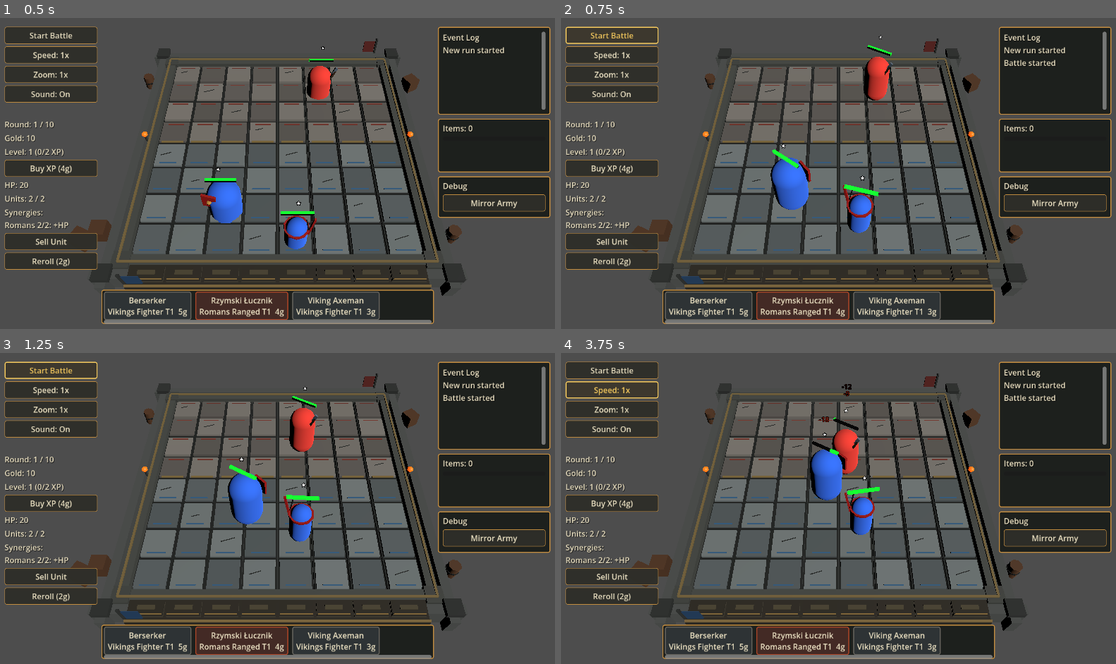
Above: before the commit, frames 1-4 (two rows, left to right).
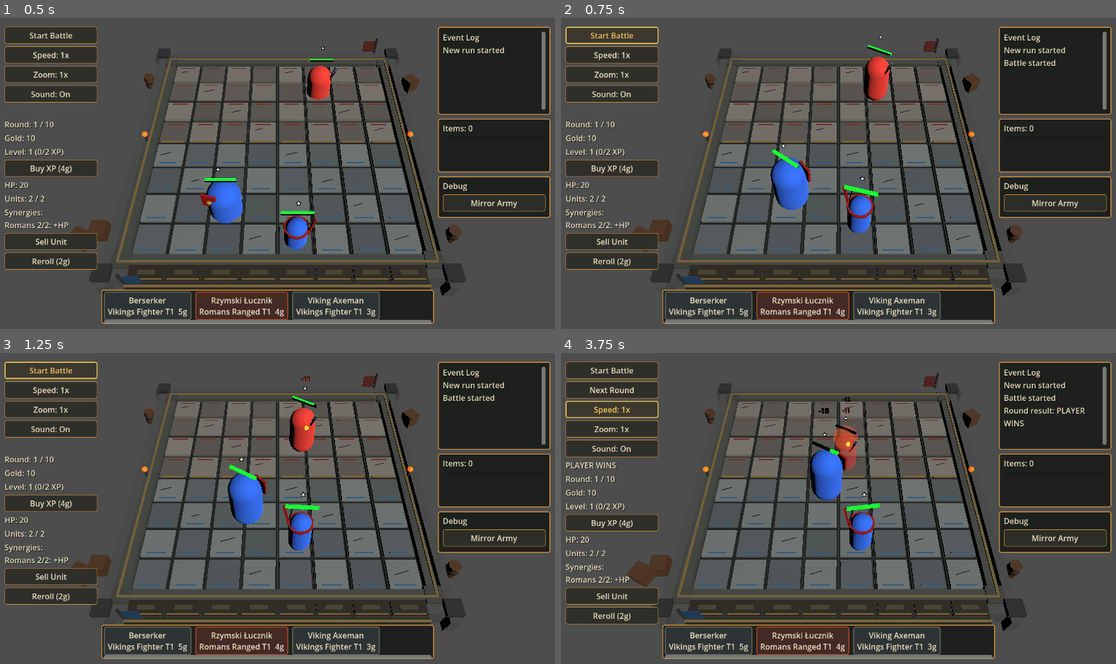
Above: after the commit, the same moments.

Repository: janmgryka-bit/warmarket
Game: Godot game, scene res://scenes/Main.tscn
Same seed, same stepped clock (60 frames per second), same inputs: the game is played once before the commit and once after it.
Inputs:
- Up to frame 1 (0.5 s): no input
- Up to frame 2 (0.75 s): click "Start Battle" at 0.5 s
- Up to frame 3 (1.25 s): no input
- Up to frame 4 (3.75 s): click "Start Battle" at 1.25 s; click "Speed: 1x" at 2 s; click "Speed: 2x" at 2.75 s; click "Speed: 4x" at 3.5 s

Frame 1 is identical in both runs. In frame 2, less than 0.1% of the frame differs, in the area x 50-58%, y 50-70%; in frame 3, 0.7%; in frame 4, 7.5%, in the area x 0-95%, y 9-88%.

Commit message:
Tune unit combat identities

Diff:
--- a/godot_project/war-market/scripts/game.gd
+++ b/godot_project/war-market/scripts/game.gd
@@ -874,6 +874,7 @@
 	unit.attack_cooldown = data["attack_cooldown"]
 	unit.move_speed = data["move_speed"]
 	unit.attack_range = data["attack_range"]
+	unit.damage_taken_multiplier = data.get("damage_taken_multiplier", 1.0)
 	unit.set_meta("base_max_hp", unit.max_hp)
 	unit.set_meta("base_damage", unit.damage)
 	unit.set_meta("base_attack_cooldown", unit.attack_cooldown)
@@ -1056,6 +1057,7 @@
 		"damage": unit.damage,
 		"attack_range": unit.attack_range,
 		"attack_cooldown": unit.attack_cooldown,
+		"damage_taken_multiplier": unit.damage_taken_multiplier,
 		"faction": data.get("faction", ""),
 		"role": data.get("role", unit.role),
 		"tier": data.get("tier", 1),
@@ -1111,6 +1113,8 @@
 		"Range: %.1f" % selected_unit.attack_range,
 		"Cooldown: %.2fs" % selected_unit.attack_cooldown
 	]
+	if selected_unit.damage_taken_multiplier < 0.999:
+		lines.append("Damage Taken: %.0f%%" % (selected_unit.damage_taken_multiplier * 100.0))
 	if selected_unit.team_id == 0:
 		var item_text = "Item: None"
 		var details_roster_entry = get_roster_entry_for_unit(selected_unit)
--- a/godot_project/war-market/scripts/unit.gd
+++ b/godot_project/war-market/scripts/unit.gd
@@ -14,6 +14,7 @@
 @export var attack_range: float = 1.4
 @export var attack_cooldown: float = 1.0
 @export var move_speed: float = 2.0
+@export var damage_taken_multiplier: float = 1.0
 
 var current_hp: float
 var target: CharacterBody3D = null
@@ -204,10 +205,11 @@
 	if is_dead:
 		return
 
-	current_hp -= amount
+	var final_amount := amount * damage_taken_multiplier
+	current_hp -= final_amount
 	current_hp = max(current_hp, 0.0)
 	update_health_bar()
-	show_damage_number(amount)
+	show_damage_number(final_amount)
 	print(unit_name, " HP: ", current_hp)
 
 	if current_hp <= 0:
--- a/godot_project/war-market/scripts/unit_database.gd
+++ b/godot_project/war-market/scripts/unit_database.gd
@@ -11,7 +11,8 @@
 		"damage": 12,
 		"attack_cooldown": 1.0,
 		"move_speed": 2.0,
-		"attack_range": 1.4
+		"attack_range": 1.4,
+		"damage_taken_multiplier": 0.95
 	},
 
 	"roman_archer": {
@@ -20,11 +21,11 @@
 		"role": "Ranged",
 		"tier": 1,
 		"base_price": 4,
-		"max_hp": 80,
-		"damage": 9,
-		"attack_cooldown": 1.2,
-		"move_speed": 2.0,
-		"attack_range": 4.0
+		"max_hp": 70,
+		"damage": 11,
+		"attack_cooldown": 1.35,
+		"move_speed": 1.9,
+		"attack_range": 5.2
 	},
 
 	"viking_berserker": {
@@ -33,9 +34,9 @@
 		"role": "Fighter",
 		"tier": 1,
 		"base_price": 5,
-		"max_hp": 110,
-		"damage": 18,
-		"attack_cooldown": 1.1,
+		"max_hp": 105,
+		"damage": 19,
+		"attack_cooldown": 1.0,
 		"move_speed": 2.3,
 		"attack_range": 1.4
 	},
@@ -46,11 +47,12 @@
 		"role": "Fighter",
 		"tier": 1,
 		"base_price": 3,
-		"max_hp": 100,
-		"damage": 14,
-		"attack_cooldown": 1.1,
-		"move_speed": 2.0,
-		"attack_range": 1.6
+		"max_hp": 150,
+		"damage": 11,
+		"attack_cooldown": 1.25,
+		"move_speed": 1.9,
+		"attack_range": 1.8,
+		"damage_taken_multiplier": 0.9
 	},
 
 	"viking_axeman": {
@@ -59,10 +61,10 @@
 		"role": "Fighter",
 		"tier": 1,
 		"base_price": 3,
-		"max_hp": 95,
-		"damage": 16,
-		"attack_cooldown": 1.2,
-		"move_speed": 2.3,
+		"max_hp": 90,
+		"damage": 20,
+		"attack_cooldown": 0.95,
+		"move_speed": 2.35,
 		"attack_range": 1.3
 	},
 
@@ -72,11 +74,11 @@
 		"role": "Ranged",
 		"tier": 1,
 		"base_price": 3,
-		"max_hp": 75,
-		"damage": 10,
-		"attack_cooldown": 1.0,
+		"max_hp": 70,
+		"damage": 11,
+		"attack_cooldown": 1.15,
 		"move_speed": 2.0,
-		"attack_range": 4.0
+		"attack_range": 4.8
 	},
 
 	"roman_centurion": {
@@ -85,11 +87,12 @@
 		"role": "Tank",
 		"tier": 2,
 		"base_price": 6,
-		"max_hp": 220,
-		"damage": 22,
-		"attack_cooldown": 1.1,
+		"max_hp": 230,
+		"damage": 24,
+		"attack_cooldown": 1.15,
 		"move_speed": 2.0,
-		"attack_range": 1.5
+		"attack_range": 1.5,
+		"damage_taken_multiplier": 0.88
 	},
 
 	"viking_raider": {
@@ -98,10 +101,10 @@
 		"role": "Fighter",
 		"tier": 2,
 		"base_price": 6,
-		"max_hp": 170,
-		"damage": 30,
-		"attack_cooldown": 1.0,
-		"move_speed": 2.3,
+		"max_hp": 165,
+		"damage": 34,
+		"attack_cooldown": 0.9,
+		"move_speed": 2.4,
 		"attack_range": 1.3
 	},
 
@@ -111,11 +114,11 @@
 		"role": "Ranged",
 		"tier": 2,
 		"base_price": 6,
-		"max_hp": 120,
-		"damage": 22,
-		"attack_cooldown": 0.95,
+		"max_hp": 115,
+		"damage": 24,
+		"attack_cooldown": 1.05,
 		"move_speed": 2.5,
-		"attack_range": 4.5
+		"attack_range": 5.4
 	}
 }
 
--- a/godot_project/war-market/tests/smoke_test.gd
+++ b/godot_project/war-market/tests/smoke_test.gd
@@ -11,6 +11,7 @@
 	{"name": "Items", "method": "test_items"},
 	{"name": "Buy XP", "method": "test_buy_xp"},
 	{"name": "Shop tier rolls", "method": "test_shop_tier_rolls"},
+	{"name": "Unit combat identity stats", "method": "test_unit_combat_identity_stats"},
 	{"name": "Faction bonuses", "method": "test_faction_bonuses"},
 	{"name": "Role bonuses", "method": "test_role_bonuses"},
 	{"name": "Unit details panel", "method": "test_unit_details_panel"},
@@ -351,6 +352,26 @@
 	assert_valid_shop_offers(game)
 	game.shop_tier_odds[6] = original_level_6_odds
 
+func test_unit_combat_identity_stats() -> void:
+	var game = await load_game()
+	var spearman: Dictionary = game.unit_database.get_unit_data("roman_spearman")
+	var axeman: Dictionary = game.unit_database.get_unit_data("viking_axeman")
+	var archer: Dictionary = game.unit_database.get_unit_data("roman_archer")
+
+	assert_true(spearman["max_hp"] > axeman["max_hp"], "Spearman should have more HP than Axeman")
+	assert_true(spearman["max_hp"] > archer["max_hp"], "Spearman should have more HP than Archer")
+	assert_true(spearman.get("damage_taken_multiplier", 1.0) < 1.0, "Spearman should reduce incoming damage")
+	assert_true(axeman["damage"] > spearman["damage"], "Axeman should deal more damage than Spearman")
+	assert_true(axeman["attack_cooldown"] < spearman["attack_cooldown"], "Axeman should attack faster than Spearman")
+	assert_true(archer["attack_range"] > spearman["attack_range"] * 2.0, "Archer should have clear ranged reach")
+	assert_true(archer["max_hp"] < axeman["max_hp"], "Archer should be more fragile than melee damage units")
+
+	var spawned_spearman = game.spawn_unit_by_id("roman_spearman", 1, Vector2i(0, 1))
+	assert_true(spawned_spearman != null, "Spearman should spawn for identity mechanic check")
+	var hp_before: float = spawned_spearman.current_hp
+	spawned_spearman.take_damage(10.0)
+	assert_float_eq(spawned_spearman.current_hp, hp_before - 9.0, "Spearman damage reduction should apply in combat damage")
+
 func test_faction_bonuses() -> void:
 	var game = await setup_roster_for_test([
 		{"unit_id": "roman_legionary", "grid_pos": Vector2i(2, 6), "star_level": 1},
